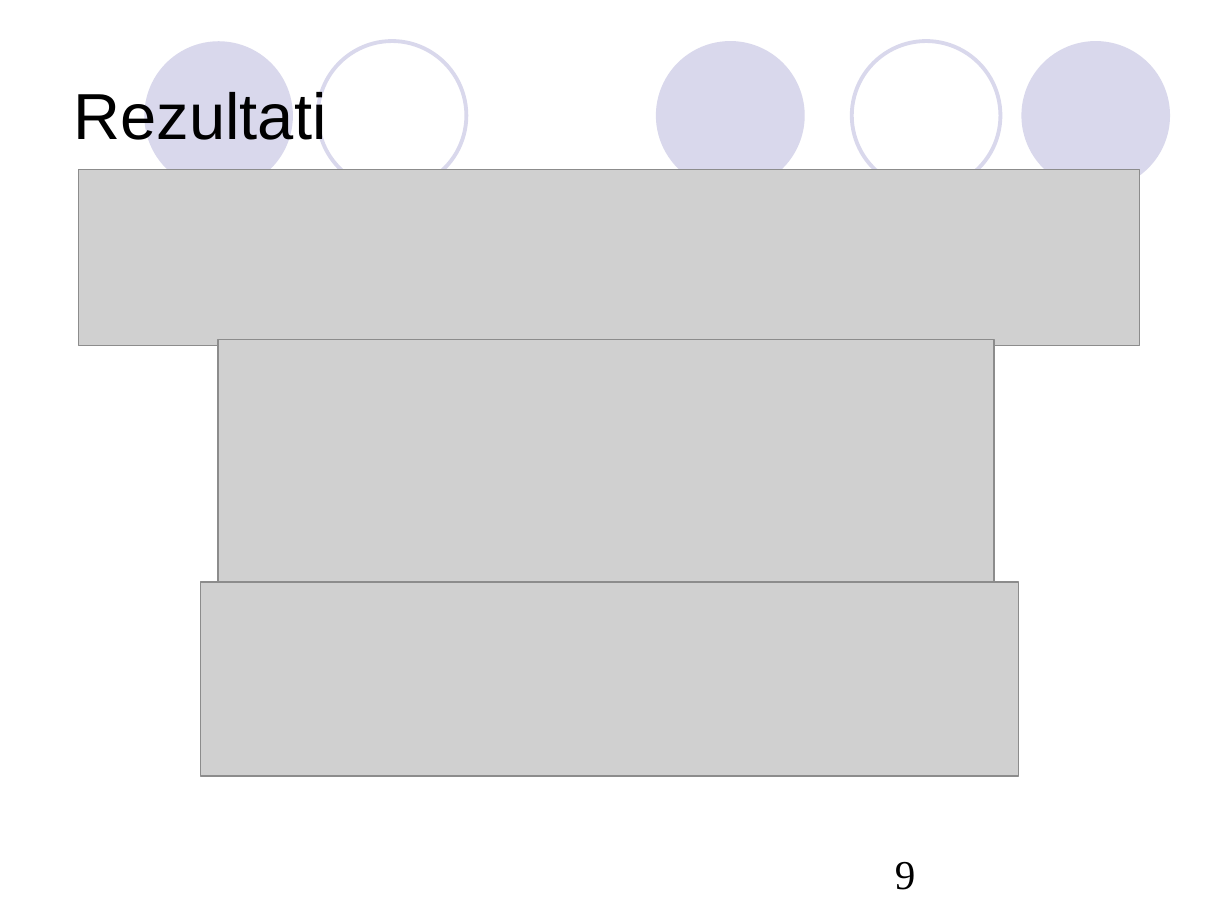
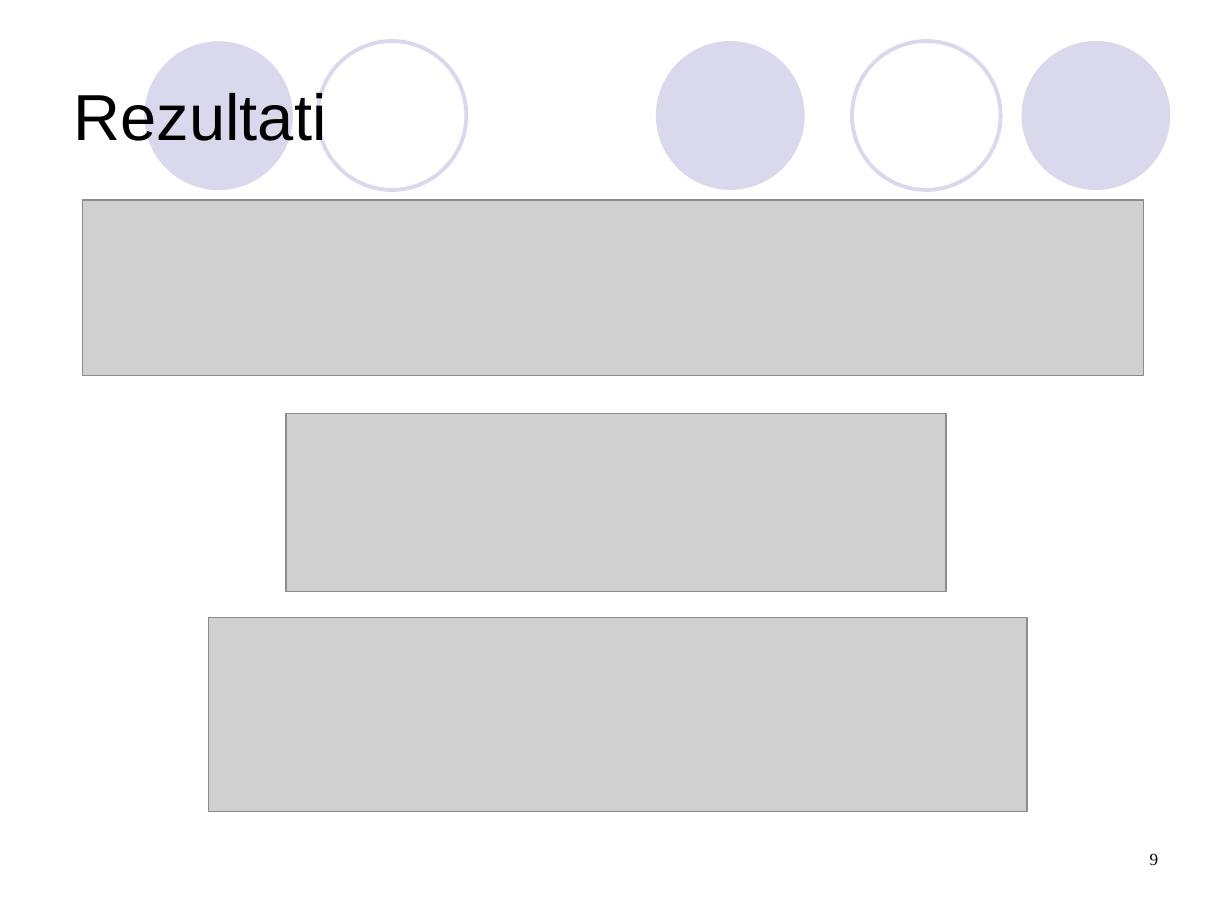
Before and after one commit to Monk-NT/hr-mental-health, a slide deck: slide 9 of docs/Grdjan.ppt. Drawn at 1232x924 pixels with LibreOffice and Linux fonts; fonts in the diff are those of the drawing; grey boxes stand for pictures. Boxes give left, top, right and bottom in pixels: in the first picture for what was removed or moved away, otherwise in the second. Text is boxed around its words. In the diff, an @@ line names an element or a change of style, - is before the commit and + after.

```diff
--- a/docs/Grdjan.ppt
+++ b/docs/Grdjan.ppt
@@ picture: place and size @@
-picture at (79,170,1140,346)
+picture at (83,200,1143,376)
@@ picture: place and size @@
-picture at (218,340,994,583)
+picture at (286,414,946,593)
@@ picture: place and size @@
-picture at (201,582,1019,775)
+picture at (208,617,1026,811)
@@ page number at (1150,853,1159,865): size 24 to 10 pt; alignment left to right; indent changed @@
```
Also in this commit, not shown: 13 other slides changed, 2 other files.
